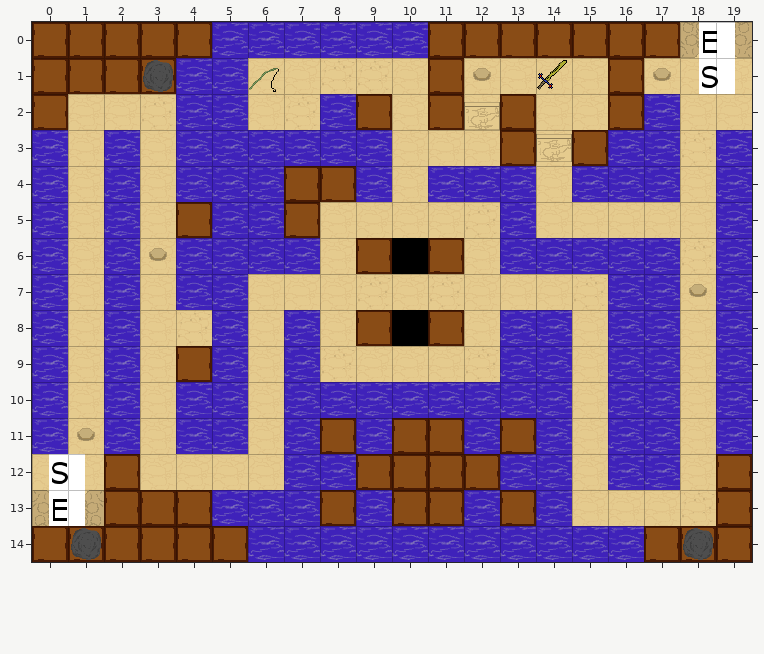
One commit to this Tiled map: Assets/level2.tmx. This is how it looked before the edit.
Cells are 40x40 px. Shown: x 0..19, y 0..14.
And afterwards:
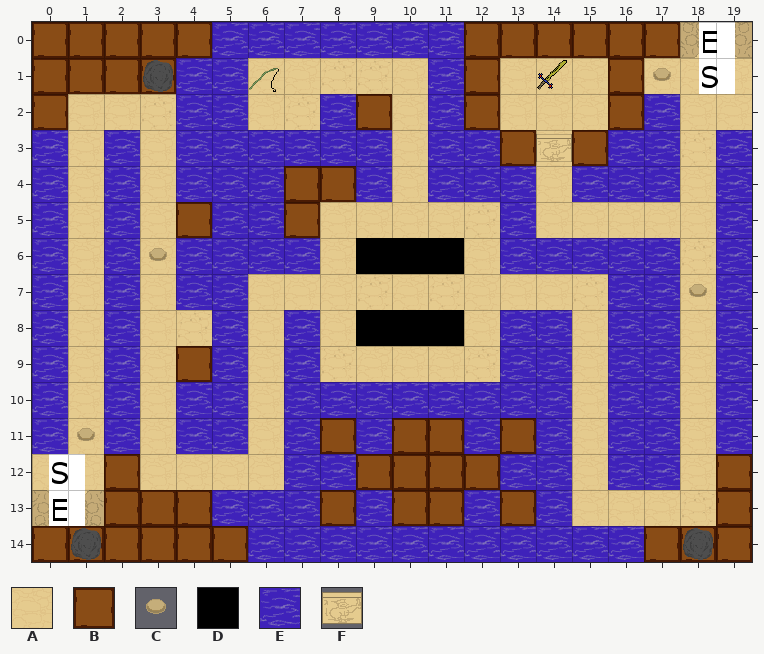
Key: from "ancientTech": A 1 "floor1", B 2 "wall_block", C 13 "button_unpressed", D 14 "hole", E 15 "water", F 16 "gate".
_ is an empty cell.
Objects are placed by their top-left corner, in cells (3,4 is the top-left corner of cell 3,4); size is 1x1 cell unless given.
The edit:
{"where": "layer \"Tile Layer 1\""}
{"y":0,"x":11,"old":"B","new":"E"}
{"y":1,"x":11,"old":"BA","new":"EB"}
{"y":2,"x":11,"old":"BAB","new":"EBA"}
{"y":3,"x":11,"old":"AA","new":"EE"}
{"y":6,"x":9,"old":"B","new":"D"}
{"y":6,"x":11,"old":"B","new":"D"}
{"y":8,"x":9,"old":"B","new":"D"}
{"y":8,"x":11,"old":"B","new":"D"}
{"where": "layer \"Object Layer 1\""}
{"was": "C \"button_unpressed\" at 12,1"}
{"was": "F \"gate\" at 12,2.1"}
